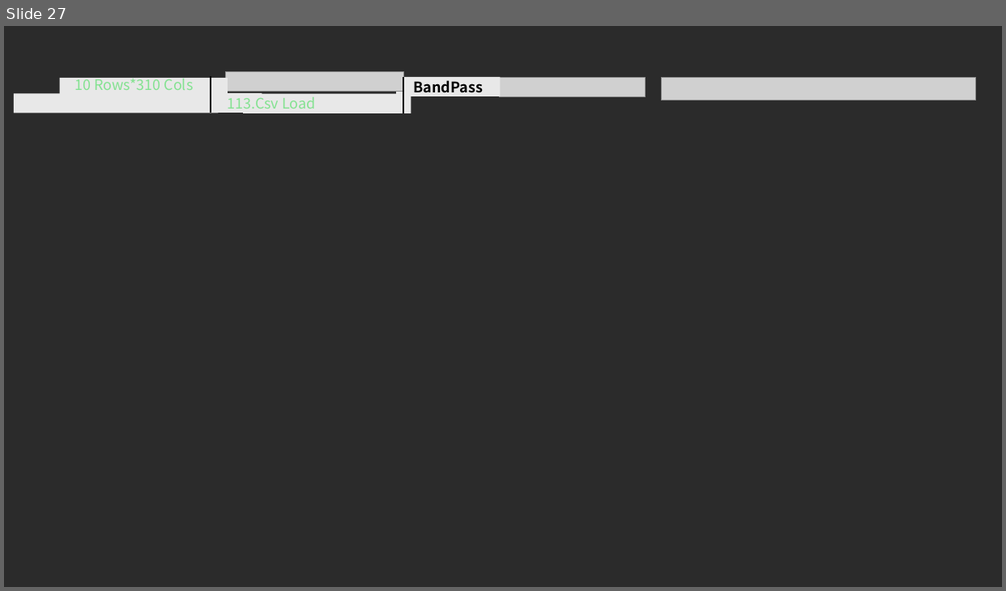
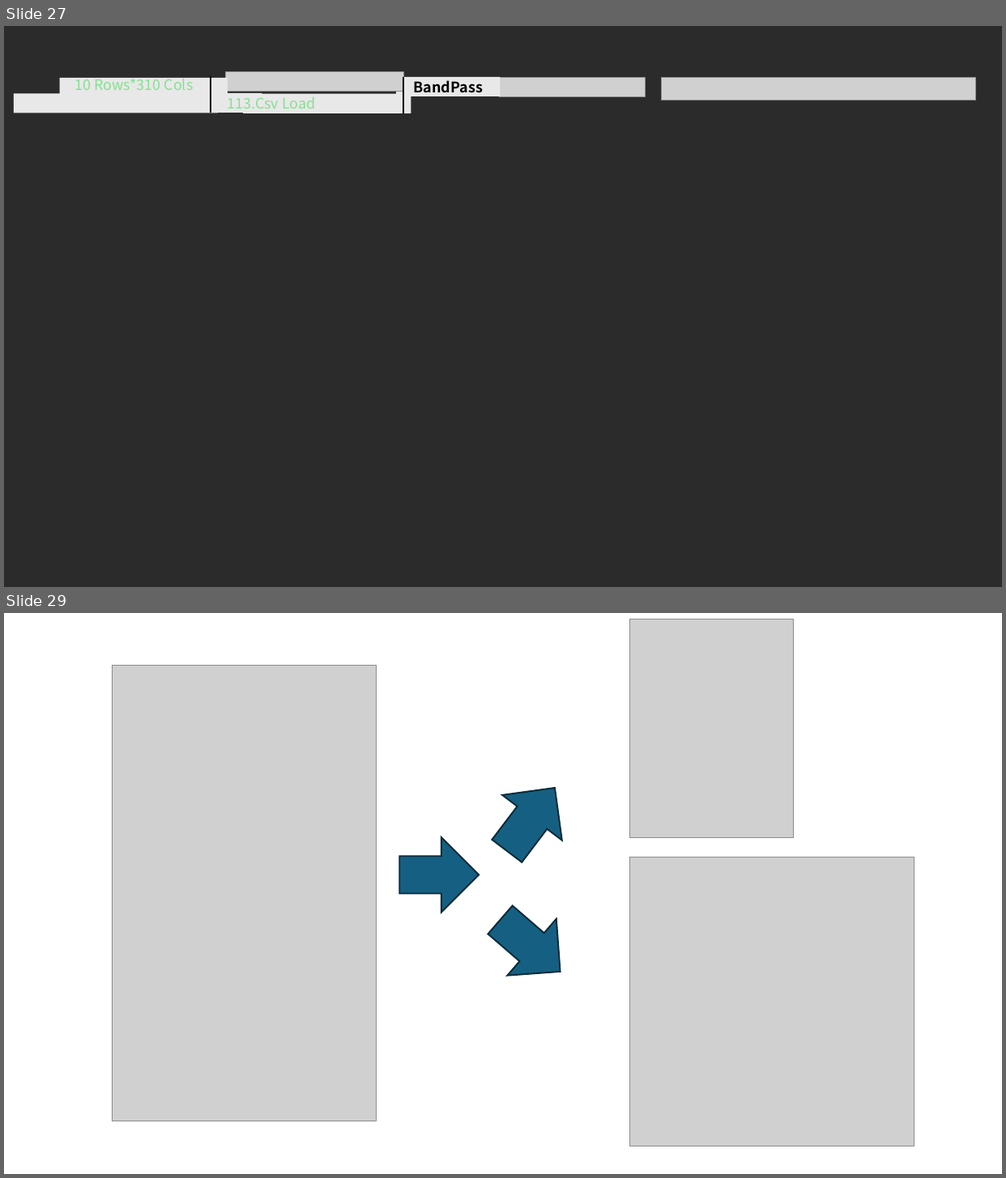
Before and after one commit to yhh503-sudo/Mater-Degree-2026, a slide deck: Document 26.09.01/논문 자료.pptx. Shown one above the other, each under a label of ours: slide 27 before the commit, slides 27 and 29 after it; the slides between them are not shown. The pictures are 1006x591 and 1006x1178 pixels, drawn with LibreOffice and Linux fonts; fonts in the diff are those of the drawing; grey boxes stand for pictures; background and template pictures are left out; a plain dark background stands for a picture behind light text. Boxes give left, top, right and bottom in pixels: in the first picture for what was removed or moved away, otherwise in the second. Text is boxed around its words. In the diff, an @@ line names an element or a change of style, - is before the commit and + after.

```diff
--- a/Document 26.09.01/논문 자료.pptx
+++ b/Document 26.09.01/논문 자료.pptx
@@ slide 29 added at bbox=[4, 613, 1002, 1174], background #FFFFFF @@
@@ picture added at bbox=[630, 619, 794, 837] @@
@@ picture added at bbox=[112, 666, 376, 1122] @@
@@ right arrow added at bbox=[477, 765, 585, 874], fill #156082, outline #092A39 1.5 pt @@
@@ right arrow added at bbox=[399, 837, 479, 913], fill #156082, outline #092A39 1.5 pt @@
@@ picture added at bbox=[630, 857, 914, 1146] @@
@@ right arrow added at bbox=[475, 892, 585, 1000], fill #156082, outline #092A39 1.5 pt @@
```
Also in this commit, not shown: 1 other file.
